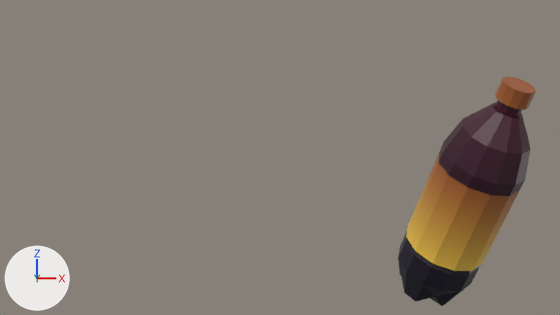
The Blender file Assets/Pepsi/pepsi.blend, before and after one commit.
Camera for both pictures: the file's camera 'Camera'. The lights are fixed; the arrows at lower left show +X, +Y and +Z. Both versions are drawn at frame 2 of the action 'switch'; the numbers are the values there.

Script lines for the objects in view, before the commit:
```python
me_cylinder = bpy.data.meshes.new('Cylinder')
me_cylinder.from_pydata(...)  # 62 vertices, 46 faces; spans x -0.37..0.0, y 0.0..0.37, z -0.79..1.42
me_cylinder.materials.append(mat_material)  # picture img_texture_png_001
ob_pepsi = bpy.data.objects.new('Pepsi', me_cylinder)
ob_pepsi.location = (1.57, 0.0, -0.586)
ob_pepsi.rotation_euler = (0.565, 0.2, 0.168)  # degrees (32, 11, 9.6)
_m = ob_pepsi.modifiers.new('Mirror', 'MIRROR')
_m.use_axis = (False, True, False)
_m.use_clip = True
_m = ob_pepsi.modifiers.new('Mirror.001', 'MIRROR')
_m.use_clip = True
```
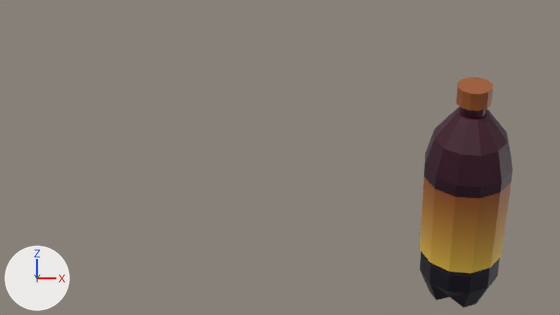
Commit message: remade pepsi anim

Boxes [x1, y1, x2, y2] around the edits, measured in the pictures (560 x 315 px):
'Pepsi', moved, turned: before [398, 76, 536, 306]; after [420, 77, 513, 308]

The edits, one by one:
Object 'Pepsi' (ob_pepsi) moves from (1.57, 0.0, -0.586) to (1.637, 0.0, -0.599).
Object 'Pepsi' (ob_pepsi) turns from (32, 11, 9.6) to (32, 11, -23) degrees about x, y and z.
